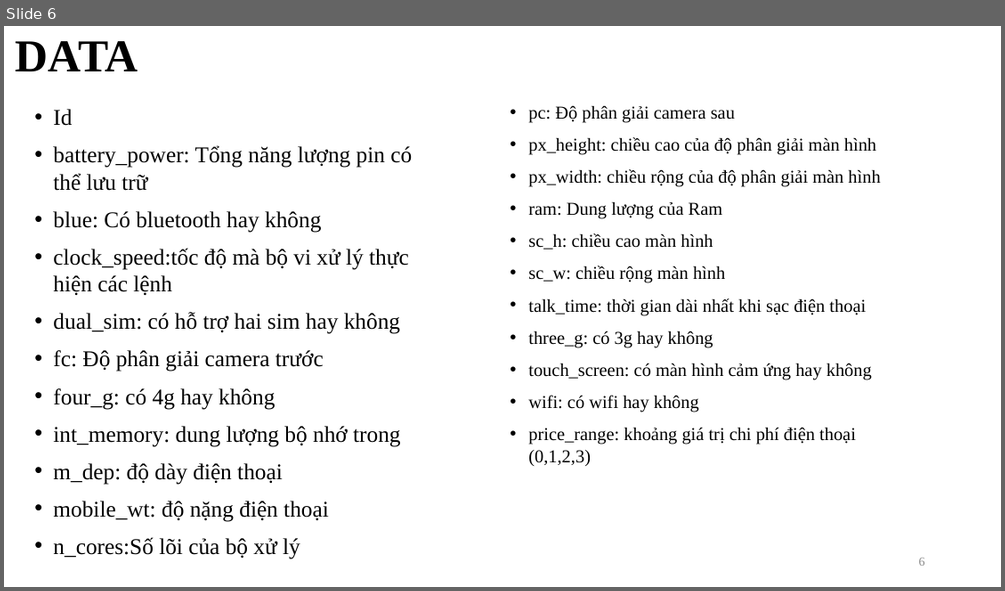
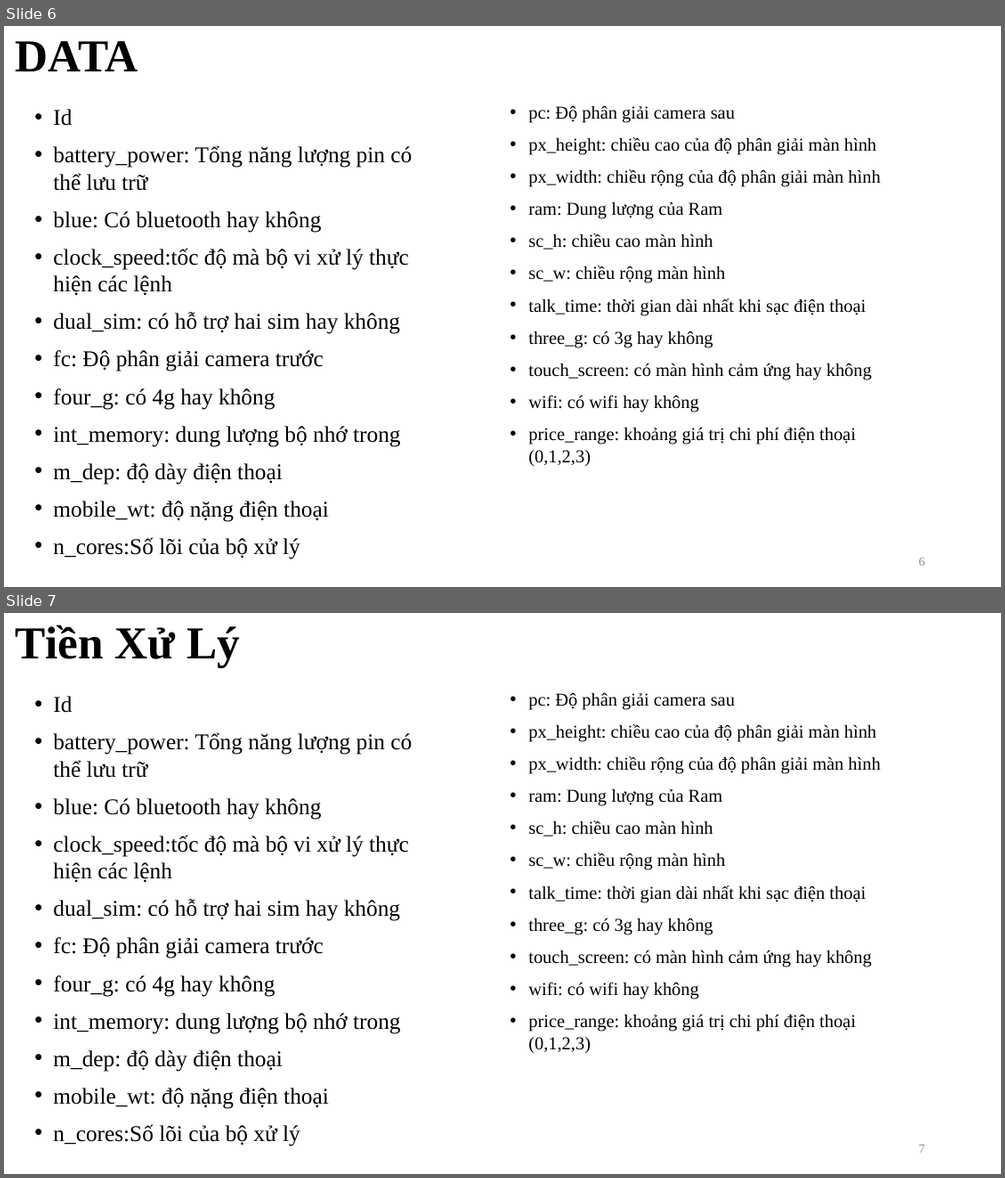
Before and after one commit to quocdunglxag123/Project-DM-Nhom10, a slide deck: Nhom10-report.pptx. Shown one above the other, each under a label of ours: slide 6 before the commit, slides 6 and 7 after it. The pictures are 1005x591 and 1005x1178 pixels, drawn with LibreOffice and Linux fonts; fonts in the diff are those of the drawing. Boxes give left, top, right and bottom in pixels: in the first picture for what was removed or moved away, otherwise in the second. Text is boxed around its words. In the diff, an @@ line names an element or a change of style, - is before the commit and + after.

```diff
--- a/Nhom10-report.pptx
+++ b/Nhom10-report.pptx
@@ slide 7 added at (4, 613, 1001, 1174), background #FFFFFF @@
@@ title added at (16, 625, 240, 668), 44 pt, text #000000, bold @@
+Tiền Xử Lý
@@ text added at (528, 692, 880, 1053), 17.5 pt, text #000000 @@
+• pc: Độ phân giải camera sau
+• px_height: chiều cao của độ phân giải màn hình
+• px_width: chiều rộng của độ phân giải màn hình
+• ram: Dung lượng của Ram
+• sc_h: chiều cao màn hình
+• sc_w: chiều rộng màn hình
+• talk_time: thời gian dài nhất khi sạc điện thoại
+• three_g: có 3g hay không
+• touch_screen: có màn hình cảm ứng hay không
+• wifi: có wifi hay không
+• price_range: khoảng giá trị chi phí điện thoại (0,1,2,3)
@@ text added at (53, 696, 412, 1146), 21.7 pt, text #000000 @@
+• Id
+• battery_power: Tổng năng lượng pin có thể lưu trữ
+• blue: Có bluetooth hay không
+• clock_speed:tốc độ mà bộ vi xử lý thực hiện các lệnh
+• dual_sim: có hỗ trợ hai sim hay không
+• fc: Độ phân giải camera trước
+• four_g: có 4g hay không
+• int_memory: dung lượng bộ nhớ trong
+• m_dep: độ dày điện thoại
+• mobile_wt: độ nặng điện thoại
+• n_cores:Số lõi của bộ xử lý
@@ page number added at (919, 1144, 925, 1152), 12 pt, text #8C8C8C @@
+7
```
Also in this commit, not shown: 1 slide changed, 1 other slide added.
